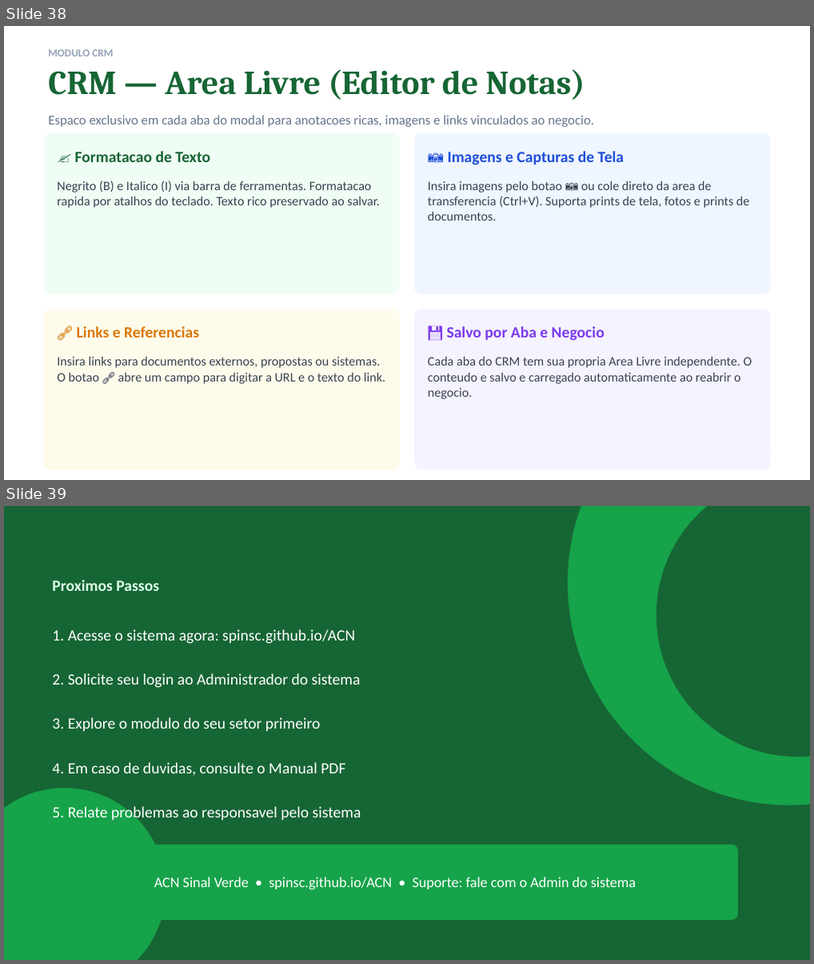
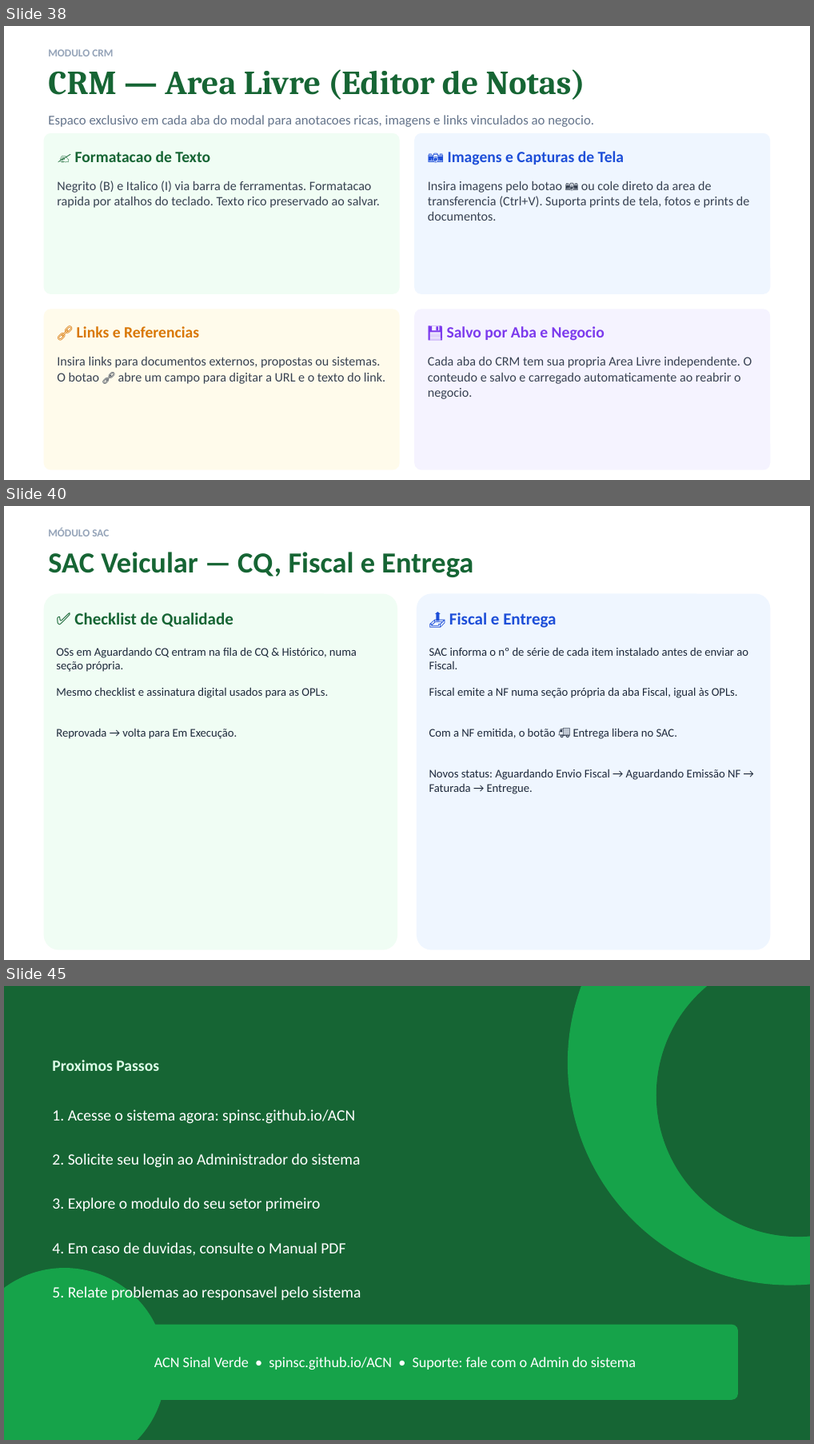
Before and after one commit to spinsc/ACN, a slide deck: ACN_Sinal_Verde_Treinamento.pptx. Shown one above the other, each under a label of ours: slides 38 and 39 before the commit, slides 38, 40 and 45 after it; the slides between them are not shown. The pictures are 814x964 and 814x1444 pixels, drawn with LibreOffice and Linux fonts; fonts in the diff are those of the drawing. Boxes give left, top, right and bottom in pixels: in the first picture for what was removed or moved away, otherwise in the second. Text is boxed around its words. In the diff, an @@ line names an element or a change of style, - is before the commit and + after.

```diff
--- a/ACN_Sinal_Verde_Treinamento.pptx
+++ b/ACN_Sinal_Verde_Treinamento.pptx
@@ slide 40 added at bbox=[4, 506, 810, 960], background #FFFFFF @@
@@ rectangle added at bbox=[4, 506, 810, 959], fill #FFFFFF, outline #FFFFFF 1 pt @@
@@ text added at bbox=[48, 528, 109, 536], 9.5 pt, text #94A3B8, bold @@
+MÓDULO SAC
@@ text added at bbox=[48, 552, 474, 577], 26 pt, text #166534, bold @@
+SAC Veicular — CQ, Fiscal e Entrega
@@ rounded rectangle added at bbox=[44, 594, 398, 948], fill #F0FDF4, outline #F0FDF4 1 pt @@
@@ rounded rectangle added at bbox=[417, 594, 770, 948], fill #EFF6FF, outline #EFF6FF 1 pt @@
@@ text added at bbox=[74, 612, 234, 627], 15 pt, text #166534, bold @@
+✅ Checklist de Qualidade
@@ text added at bbox=[450, 612, 556, 628], 15 pt, text #1D4ED8, bold @@
+📤 Fiscal e Entrega
@@ text added at bbox=[56, 648, 357, 672], 10.5 pt, text #1E293B @@
+OSs em Aguardando CQ entram na fila de CQ & Histórico, numa seção própria.
@@ text added at bbox=[430, 647, 749, 669], 10.5 pt, text #1E293B @@
+SAC informa o nº de série de cada item instalado antes de enviar ao Fiscal.
@@ text added at bbox=[56, 688, 328, 698], 10.5 pt, text #1E293B @@
+Mesmo checklist e assinatura digital usados para as OPLs.
@@ text added at bbox=[430, 687, 738, 698], 10.5 pt, text #1E293B @@
+Fiscal emite a NF numa seção própria da aba Fiscal, igual às OPLs.
@@ text added at bbox=[56, 728, 238, 739], 10.5 pt, text #1E293B @@
+Reprovada → volta para Em Execução.
@@ text added at bbox=[430, 728, 678, 739], 10.5 pt, text #1E293B @@
+Com a NF emitida, o botão 🚚 Entrega libera no SAC.
@@ text added at bbox=[430, 768, 741, 794], 10.5 pt, text #1E293B @@
+Novos status: Aguardando Envio Fiscal → Aguardando Emissão NF → Faturada → Entregue.
@@ what was slide 39 is now slide 45 @@
```
Also in this commit, not shown: 5 other slides added, 2 other files.
